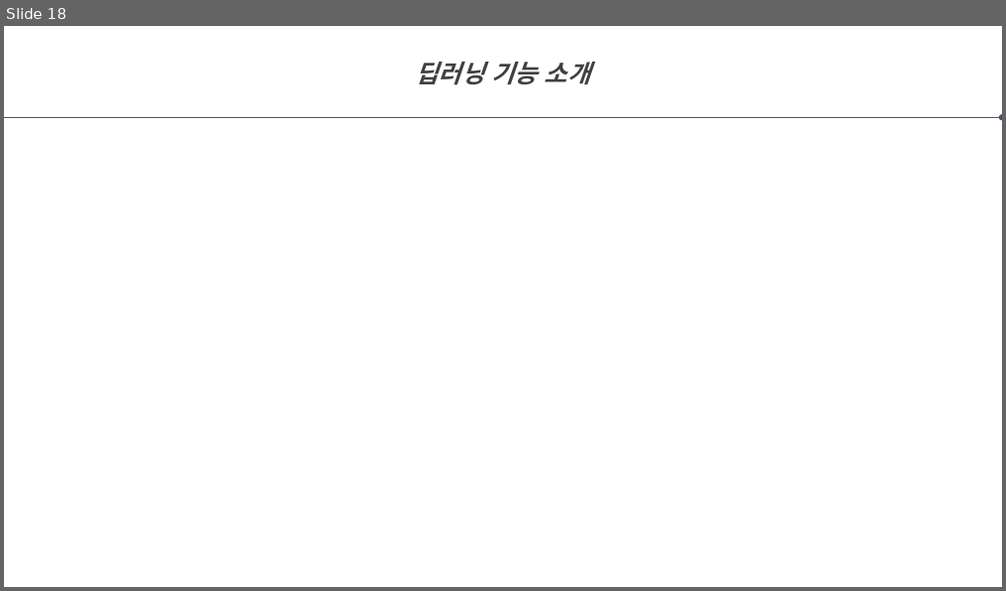
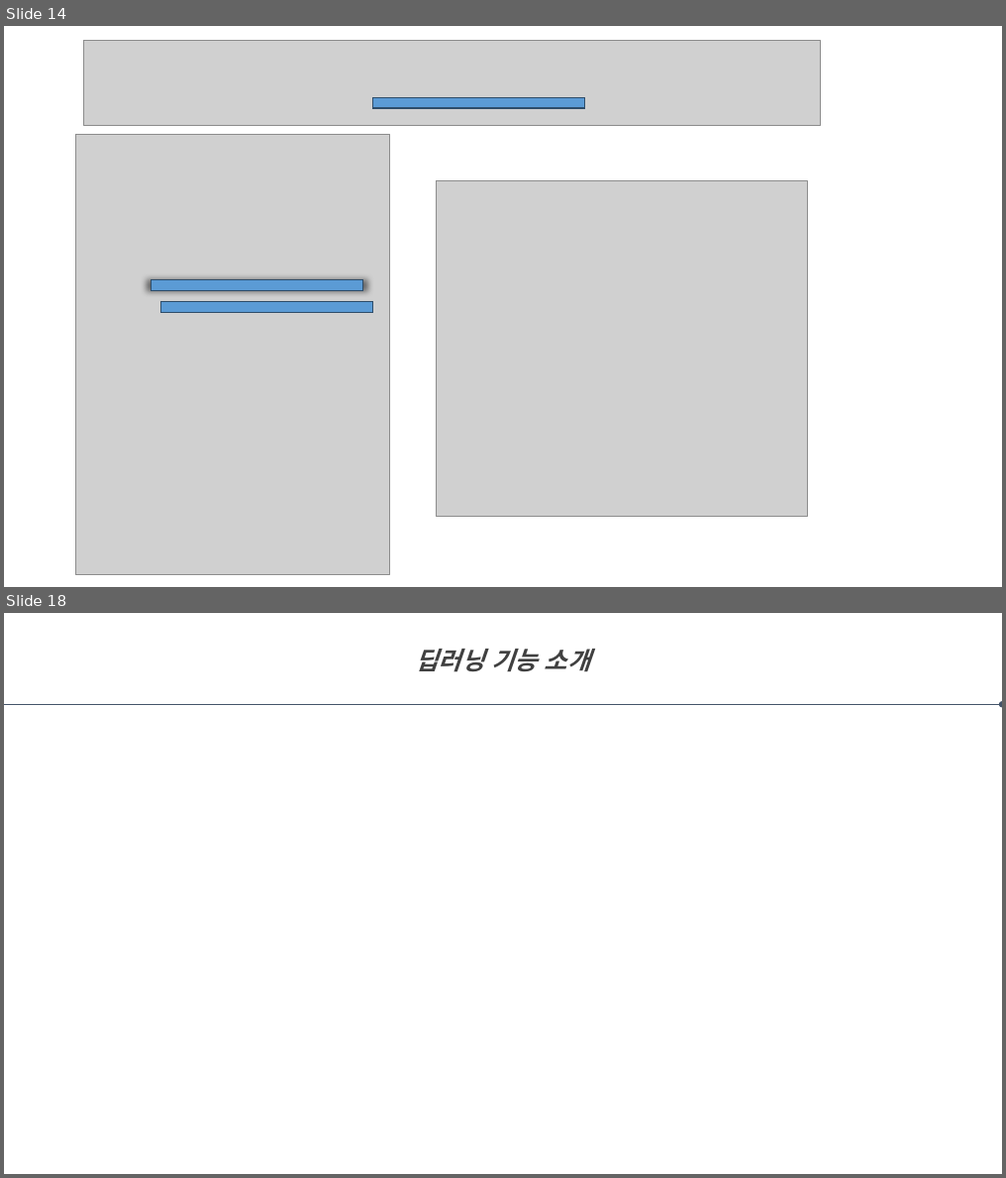
Before and after one commit to labory4302/SmartFarm, a slide deck: smartfarm.pptx. Shown one above the other, each under a label of ours: slide 18 before the commit, slides 14 and 18 after it; the slides between them are not shown. The pictures are 1006x591 and 1006x1178 pixels, drawn with LibreOffice and Linux fonts; fonts in the diff are those of the drawing; grey boxes stand for pictures. Boxes give left, top, right and bottom in pixels: in the first picture for what was removed or moved away, otherwise in the second. Text is boxed around its words. In the diff, an @@ line names an element or a change of style, - is before the commit and + after.

```diff
--- a/smartfarm.pptx
+++ b/smartfarm.pptx
@@ slide 14 added at [4, 26, 1002, 587], background #FFFFFF @@
@@ picture added at [83, 40, 820, 125] @@
@@ rectangle added at [372, 97, 584, 108], fill #5B9BD5, outline #2D4D6A 1 pt @@
@@ picture added at [76, 135, 389, 575] @@
@@ picture added at [436, 181, 807, 517] @@
@@ rectangle added at [151, 279, 362, 291], fill #5B9BD5, outline #2D4D6A 1 pt @@
@@ rectangle added at [161, 302, 373, 313], fill #5B9BD5, outline #2D4D6A 1 pt @@
```
Also in this commit, not shown: 2 slides changed, 2 other slides added, 3 slides removed.
